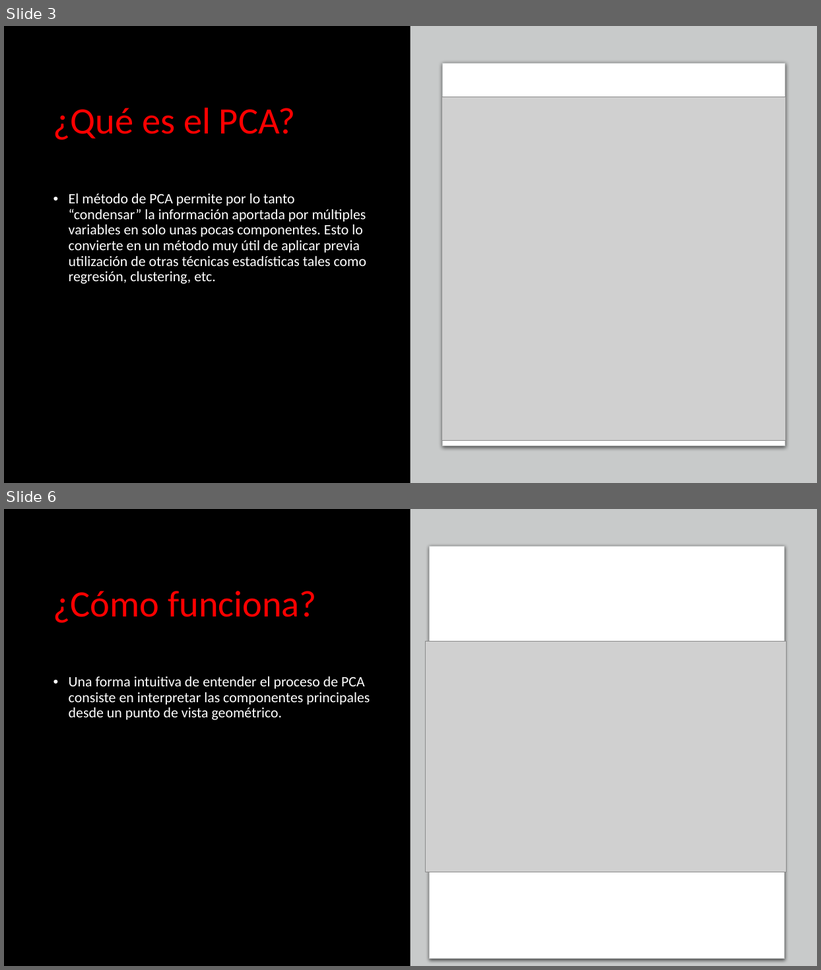
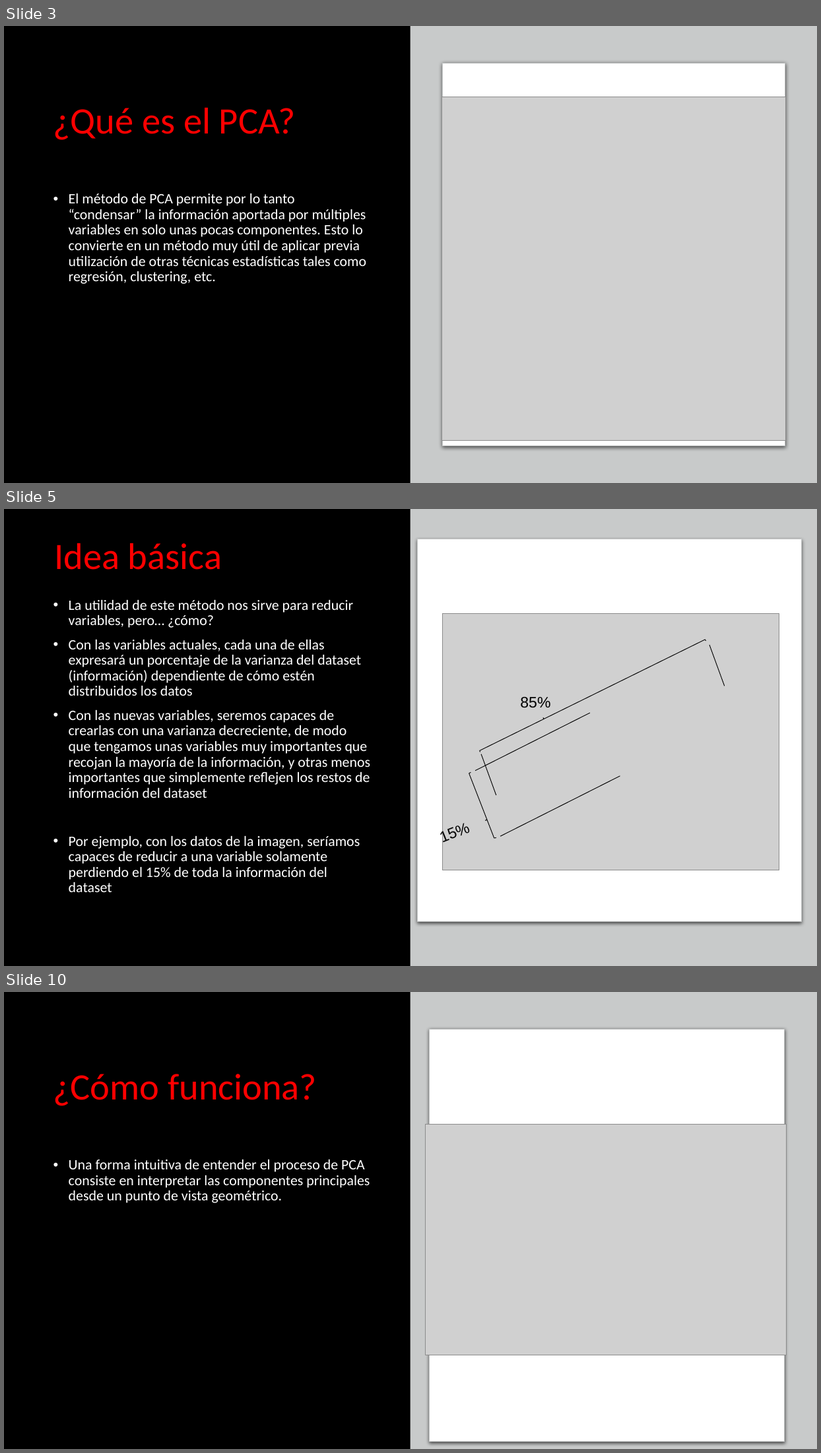
Before and after one commit to franciscocanon-thebridge/bootcamp_thebridge_PTSep20, a slide deck: Bloque 3 - Machine Learning/02_No supervisado/PCA/Machine Learning - PCA.pptx. Shown one above the other, each under a label of ours: slides 3 and 6 before the commit, slides 3, 5 and 10 after it; the slides between them are not shown. The pictures are 821x970 and 821x1453 pixels, drawn with LibreOffice and Linux fonts; fonts in the diff are those of the drawing; grey boxes stand for pictures. Boxes give left, top, right and bottom in pixels: in the first picture for what was removed or moved away, otherwise in the second. Text is boxed around its words. In the diff, an @@ line names an element or a change of style, - is before the commit and + after.

```diff
--- a/Bloque 3 - Machine Learning/02_No supervisado/PCA/Machine Learning - PCA.pptx
+++ b/Bloque 3 - Machine Learning/02_No supervisado/PCA/Machine Learning - PCA.pptx
@@ slide 5 added at <box>4,509,817,966</box>, background #000000 @@
@@ rectangle added at <box>411,509,817,966</box>, fill #C8CACA @@
@@ text added at <box>54,543,222,570</box>, 44 pt, text #FF0000 @@
+Idea básica
@@ rounded rectangle added at <box>418,539,803,923</box>, fill #FFFFFF, outline #C8CACA 0.75 pt @@
@@ text added at <box>69,600,370,892</box>, 17 pt, text #FFFFFF @@
+• La utilidad de este método nos sirve para reducir variables, pero… ¿cómo?
+• Con las variables actuales, cada una de ellas expresará un porcentaje de la varianza del dataset (información) dependiente de cómo estén distribuidos los datos
+• Con las nuevas variables, seremos capaces de crearlas con una varianza decreciente, de modo que tengamos unas variables muy importantes que recojan la mayoría de la información, y otras menos importantes que simplemente reflejen los restos de información del dataset
+• Por ejemplo, con los datos de la imagen, seríamos capaces de reducir a una variable solamente perdiendo el 15% de toda la información del dataset
@@ picture added at <box>443,614,780,871</box> @@
@@ left brace added at <box>479,638,706,753</box>, outline #000000 0.75 pt @@
@@ line added from (725, 686) to (710, 645), #000000 0.75 pt @@
@@ text added at <box>520,697,550,708</box>, 18 pt, text #000000 @@
+85%
@@ line added from (590, 714) to (475, 770), #000000 0.75 pt @@
@@ line added from (496, 795) to (482, 755), #000000 0.75 pt @@
@@ left brace added at <box>467,773,496,840</box>, outline #000000 0.75 pt @@
@@ line added from (620, 776) to (500, 836), #000000 0.75 pt @@
@@ text added at <box>442,825,471,846</box>, 18 pt, text #000000 @@
+15%
@@ what was slide 6 is now slide 10 @@
```
Also in this commit, not shown: 2 slides changed, 3 other slides added, 16 other files.
